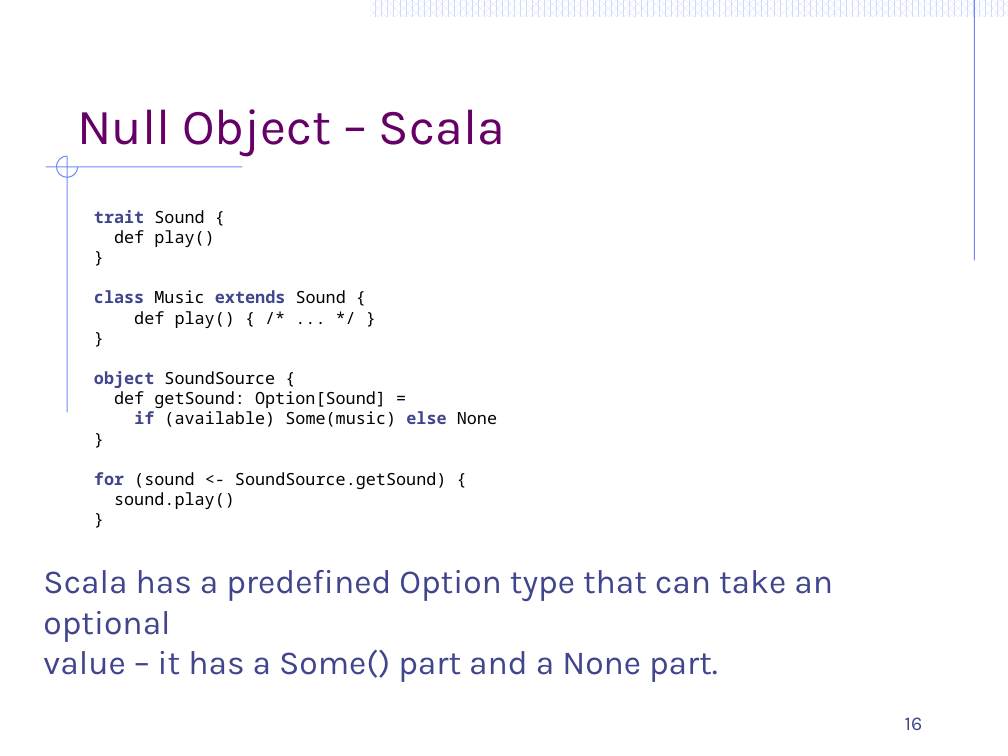
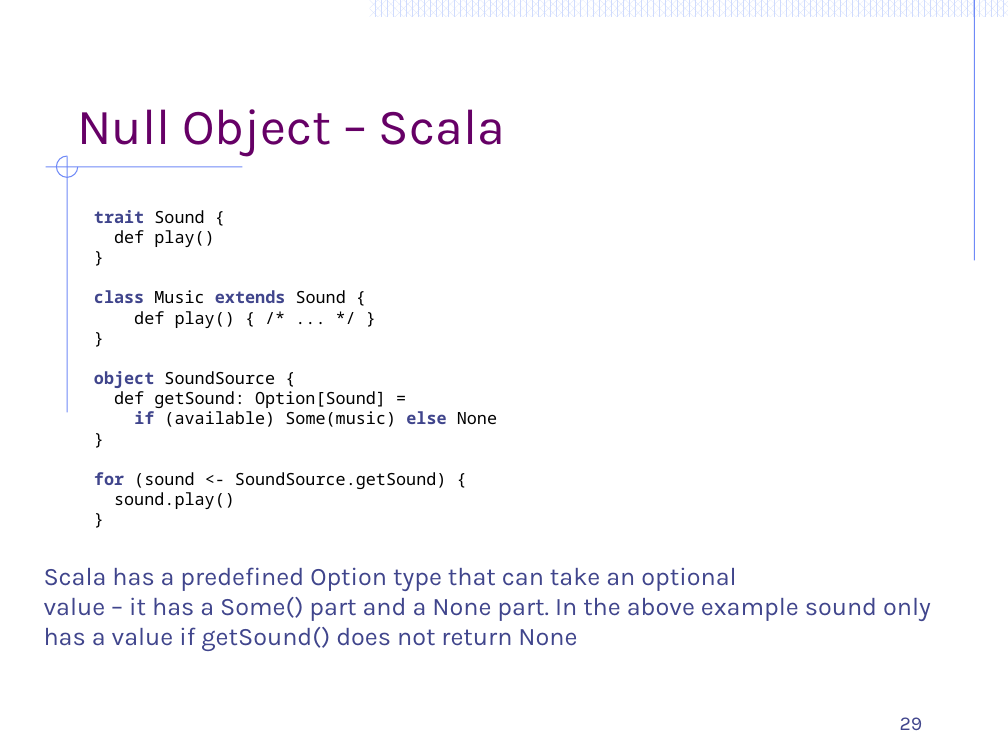
Before and after one commit to ArchitectingSoftware/CS575-SoftwareDesign, a slide deck: slide 29 of Lectures/M7-FunctionalDesignPatterns.pptx (slide 16 before the commit). Drawn at 1008x756 pixels with LibreOffice and Linux fonts; fonts in the diff are those of the drawing. Boxes give left, top, right and bottom in pixels: in the first picture for what was removed or moved away, otherwise in the second. Text is boxed around its words. In the diff, an @@ line names an element or a change of style, - is before the commit and + after.

```diff
--- a/Lectures/M7-FunctionalDesignPatterns.pptx
+++ b/Lectures/M7-FunctionalDesignPatterns.pptx
@@ text at (x1=44, y1=567, x2=931, y2=651): text changed; size 24 to 18 pt @@
-Scala has a predefined Option type that can take an optional
-value – it has a Some() part and a None part.
+Scala has a predefined Option type that can take an optional
+value – it has a Some() part and a None part. In the above example sound only has a value if getSound() does not return None
@@ page number at (x1=900, y1=717, x2=923, y2=730): text changed @@
-16
+29
```
Also in this commit, not shown: 13 other slides changed, 27 slides added, 25 slides removed, 3 other files.
